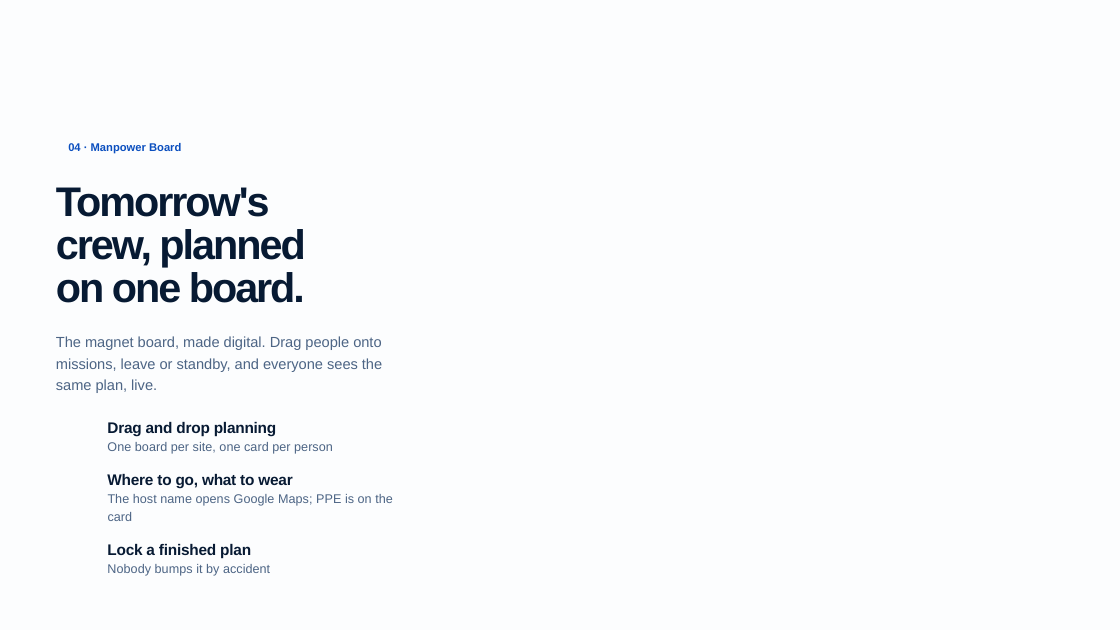
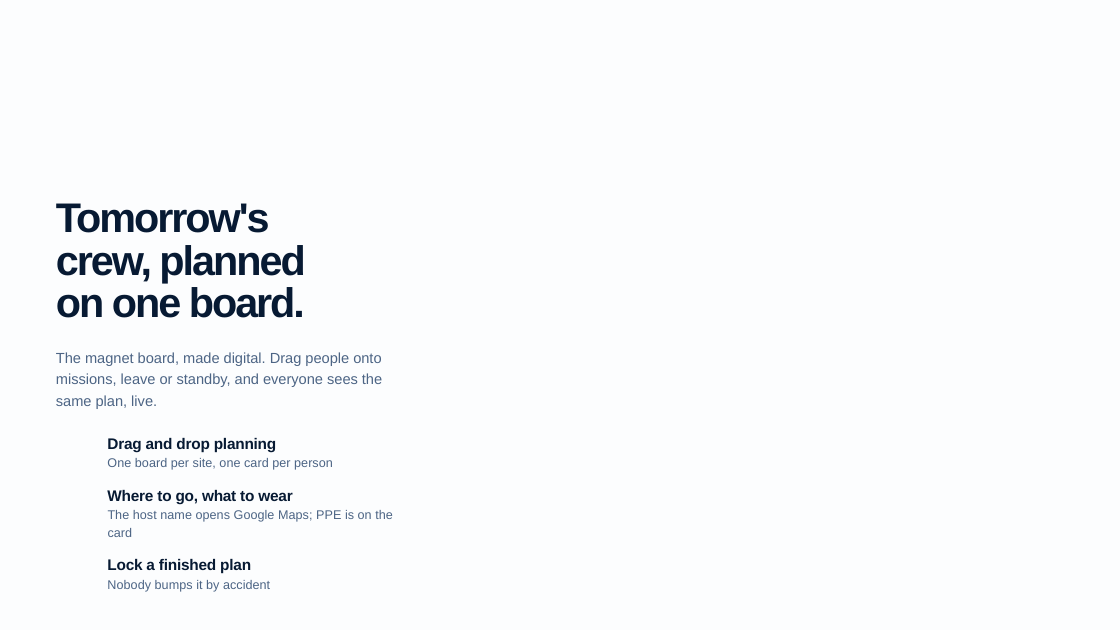
Before and after one commit to nutdanais/trigo-manpower-board, a slide deck: slide 14 of design/intro-deck/Non-Rayong-Overview-2026-Blue-4K.pptx. Drawn at 1120x630 pixels with LibreOffice and Linux fonts; fonts in the diff are those of the drawing; background and template pictures are left out. Boxes give left, top, right and bottom in pixels: in the first picture for what was removed or moved away, otherwise in the second. Text is boxed around its words. In the diff, an @@ line names an element or a change of style, - is before the commit and + after.

```diff
--- a/design/intro-deck/Non-Rayong-Overview-2026-Blue-4K.pptx
+++ b/design/intro-deck/Non-Rayong-Overview-2026-Blue-4K.pptx
@@ text removed at (x1=68, y1=142, x2=181, y2=153) @@
-04 · Manpower Board
@@ 8 texts moved together from (x1=56, y1=187, x2=393, y2=576) to (x1=56, y1=203, x2=393, y2=592) @@
```
Also in this commit, not shown: 1 other slide changed, 2 other files.
